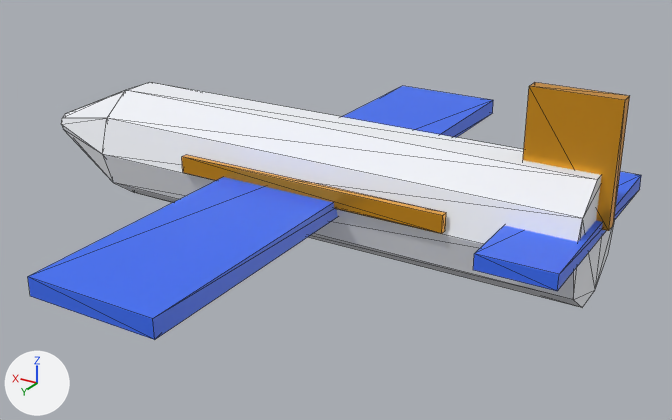
The glTF model assets/obj-plane.glb, before and after one commit.
Camera for both pictures: a 50 mm camera at (-0.77, 1.295, 0.591) aimed at (0.004, 0.004, -0.054). The axes (+X, +Y, +Z) are drawn at lower left. The lights are the same throughout. The picture after the commit comes second. Mesh edges are drawn as thin lines. Where no turn or scale is listed for an object, it has been applied to the vertices. Vertices at exactly the same position are counted once.
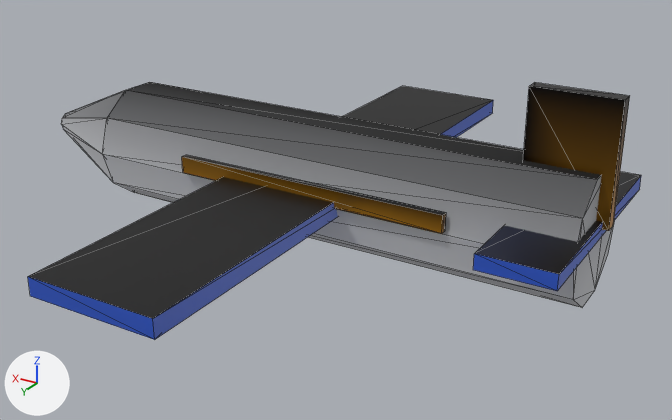
The change, as a diff of the scene's bpy script:
```diff
--- a/assets/obj-plane.glb.py
+++ b/assets/obj-plane.glb.py
@@ mat_lime_white @@
 n0 = _N.new('ShaderNodeBsdfPrincipled'); n0.name = 'Principled BSDF'
-n0.inputs[0].default_value = (0.896, 0.913, 0.956, 1.0)  # 'Base Color', white #f3f5fa
 n0.inputs[2].default_value = 0.9  # 'Roughness'
 n1 = _N.new('ShaderNodeOutputMaterial'); n1.name = 'Material Output'
+n2 = _N.new('ShaderNodeMix'); n2.name = 'Mix'
+n2.data_type = 'RGBA'
+n2.blend_type = 'MULTIPLY'
+n2.inputs[0].default_value = 1.0  # 'Factor'
+n2.inputs[7].default_value = (0.896, 0.913, 0.956, 1.0)  # 'B', white #f3f5fa
+n3 = _N.new('ShaderNodeVertexColor'); n3.name = 'Color Attribute'
 _L.new(n0.outputs[0], n1.inputs[0])  # 'BSDF' to 'Surface'
+_L.new(n2.outputs[2], n0.inputs[0])  # 'Result' to 'Base Color'
+_L.new(n3.outputs[0], n2.inputs[6])  # 'Color' to 'A'
@@ mat_aegean_blue @@
 n0 = _N.new('ShaderNodeBsdfPrincipled'); n0.name = 'Principled BSDF'
-n0.inputs[0].default_value = (0.0437, 0.156, 0.939, 1.0)  # 'Base Color', blue #3b6ef8
 n0.inputs[2].default_value = 0.45  # 'Roughness'
 n1 = _N.new('ShaderNodeOutputMaterial'); n1.name = 'Material Output'
+n2 = _N.new('ShaderNodeMix'); n2.name = 'Mix'
+n2.data_type = 'RGBA'
+n2.blend_type = 'MULTIPLY'
+n2.inputs[0].default_value = 1.0  # 'Factor'
+n2.inputs[7].default_value = (0.0437, 0.156, 0.939, 1.0)  # 'B', blue #3b6ef8
+n3 = _N.new('ShaderNodeVertexColor'); n3.name = 'Color Attribute'
 _L.new(n0.outputs[0], n1.inputs[0])  # 'BSDF' to 'Surface'
+_L.new(n2.outputs[2], n0.inputs[0])  # 'Result' to 'Base Color'
+_L.new(n3.outputs[0], n2.inputs[6])  # 'Color' to 'A'
@@ mat_gold @@
 n0 = _N.new('ShaderNodeBsdfPrincipled'); n0.name = 'Principled BSDF'
-n0.inputs[0].default_value = (0.905, 0.397, 0.0176, 1.0)  # 'Base Color', orange #f4a924
 n0.inputs[1].default_value = 0.6  # 'Metallic'
@@ mat_gold @@
 n1 = _N.new('ShaderNodeOutputMaterial'); n1.name = 'Material Output'
+n2 = _N.new('ShaderNodeMix'); n2.name = 'Mix'
+n2.data_type = 'RGBA'
+n2.blend_type = 'MULTIPLY'
+n2.inputs[0].default_value = 1.0  # 'Factor'
+n2.inputs[7].default_value = (0.905, 0.397, 0.0176, 1.0)  # 'B', orange #f4a924
+n3 = _N.new('ShaderNodeVertexColor'); n3.name = 'Color Attribute'
 _L.new(n0.outputs[0], n1.inputs[0])  # 'BSDF' to 'Surface'
+_L.new(n2.outputs[2], n0.inputs[0])  # 'Result' to 'Base Color'
+_L.new(n3.outputs[0], n2.inputs[6])  # 'Color' to 'A'
@@ me_cube_037 @@
 me_cube_037.from_pydata(...)  # 8 vertices, 12 faces; spans x -0.06..0.06, y -0.21..0.21, z -0.013..0.013
 # used by ob_cube_037; location = (-0.4, 0.0, 0.02)
+# me_cube_037 part 1: vertex colours changed
 me_cube_037.materials.append(mat_aegean_blue)
@@ me_cube_038 @@
 me_cube_038.from_pydata(...)  # 8 vertices, 12 faces; spans x -0.07..0.07, y -0.013..0.013, z -0.1..0.1
 # used by ob_cube_038; location = (-0.4, 0.0, 0.12)
+# me_cube_038 part 2: vertex colours changed
 me_cube_038.materials.append(mat_gold)
@@ me_cube_039 @@
 me_cube_039.from_pydata(...)  # 8 vertices, 12 faces; spans x -0.25..0.25, y -0.006..0.006, z -0.015..0.015
 # used by ob_cube_039; location = (0.0, 0.112, 0.02)
+# me_cube_039 part 3: vertex colours changed
 me_cube_039.materials.append(mat_gold)
@@ me_cylinder_062 @@
 me_cylinder_062.from_pydata(...)  # 20 vertices, 36 faces; spans x -0.45..0.45, y -0.11..0.11, z -0.105..0.105
 # used by ob_cylinder_061; location = (0.0, 0.0, 0.0)
+# me_cylinder_062 part 4: vertex colours changed
 me_cylinder_062.materials.append(mat_lime_white)
```

Changed parts and their boxes (x1, y1, x2, y2) in the pictures (672 x 420 px):
'Cylinder.061', recoloured (darker)
    both: (102, 82, 615, 308)
'Cube.036', recoloured (darker)
    both: (28, 86, 493, 340)
'Cube.038', recoloured (darker)
    both: (523, 82, 630, 231)
'Cube.037', recoloured (darker)
    both: (473, 171, 641, 291)
'Cube.039', recoloured (darker)
    both: (182, 155, 446, 234)
'Cone.006', recoloured (darker)
    both: (61, 91, 125, 182)
